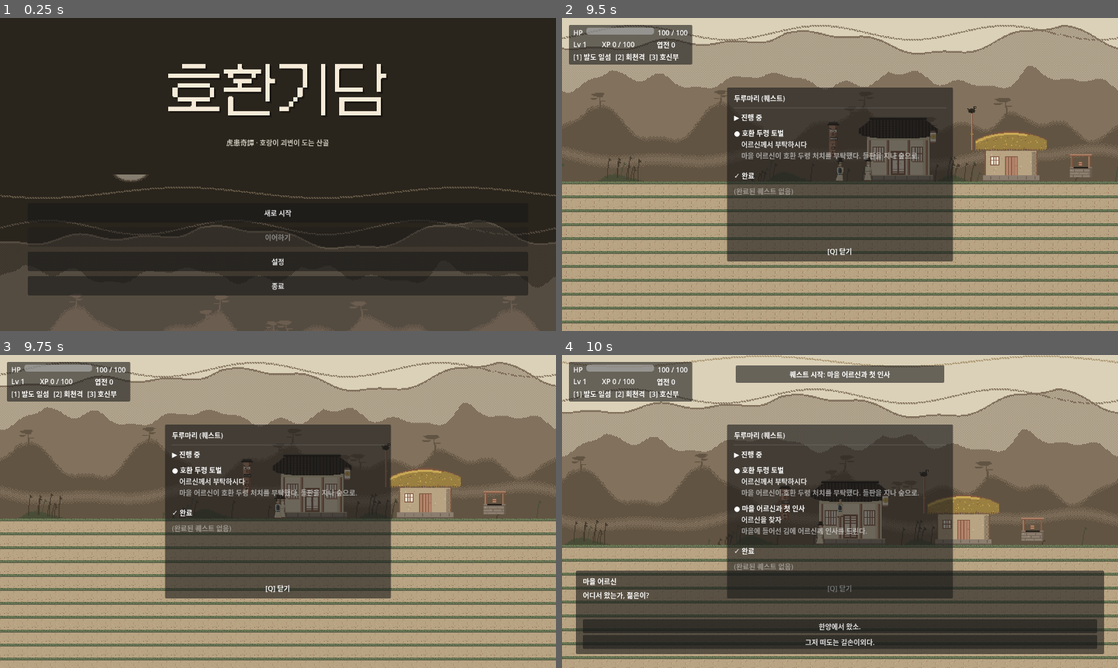
Above: before the commit, frames 1-4 (two rows, left to right).
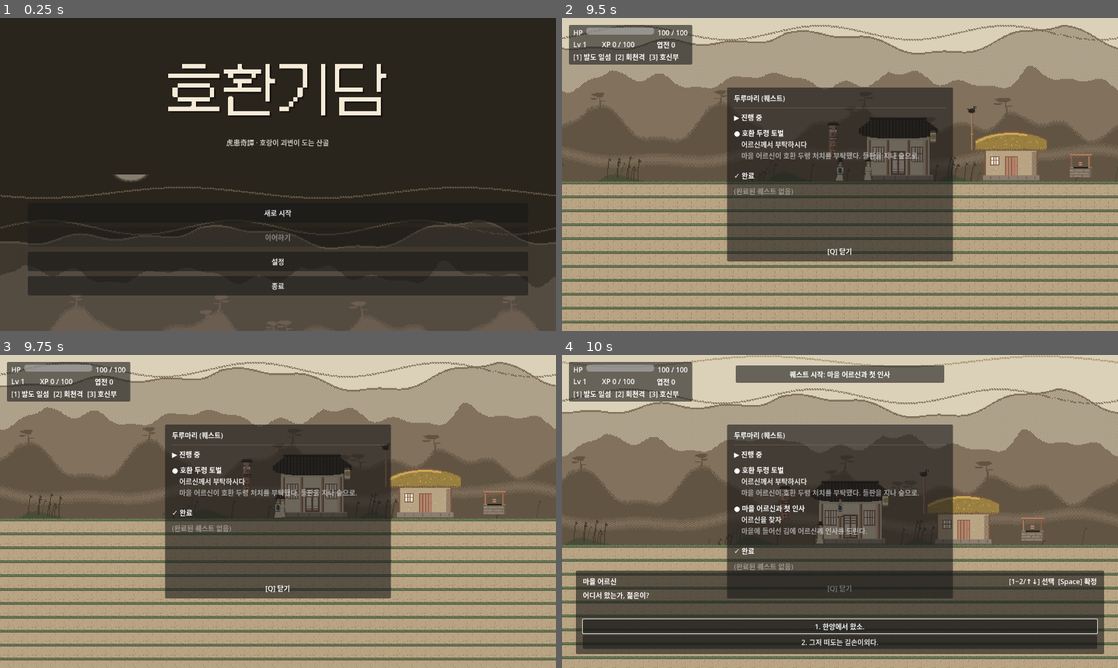
Above: after the commit, the same moments.

Repository: ksjmgrkks/joseon-rpg
Game: Godot game, scene res://scenes/ui/MainMenu.tscn
Two runs of this game, one before a commit and one after it. Both use one fixed random seed, a clock stepped at 60 frames per second and the inputs below.
Inputs (mouse positions are in pixels of both pictures, inside the frame that each line leads up to):
- Up to frame 1 (0.25 s): no input
- Up to frame 2 (9.5 s): click "새로 시작" at 0.5 s; tap Enter (ui_accept) at 1.25, 1.55, 2.1, 3.5, 3.8, 4.25, 6.05, 6.6, 8.3 s; move the mouse to (962, 158) at 1.27 s; hold Space (interact) 1.28-2.03 s; hold D (move_right) 1.28-2.78 s; click (962, 158) at 1.42 s; tap Alt (jump) at 1.52, 2.27, 3.77, 4.52, 5.27, 6.77, 7.52, 8.27 s; move the mouse to (728, 190) at 2.02 s; tap 9 at 2.3, 2.85, 4.55, 6.8, 7.35, 9.05 s; move the mouse to (895, 105) at 2.77 s; hold A (move_left) 2.78-3.53 s; hold Space (interact) 2.78-3.53 s; move the mouse to (812, 237) at 3.52 s; hold D (move_right) 3.53-5.03 s; tap Ctrl (attack) at 3.6 s; click (812, 237) at 3.67 s; move the mouse to (1006, 221) at 4.27 s; tap Shift (dodge) at 4.35 s; move the mouse to (673, 127) at 5.02 s; hold A (move_left) 5.03-5.78 s; tap Space (interact) at 5.1 s; move the mouse to (867, 174) at 5.77 s; hold D (move_right) 5.78-6.53 s; hold Q (quest_log) 5.78-6.53 s; click (867, 174) at 5.92 s; move the mouse to (756, 96) at 6.52 s; hold A (move_left) 6.53-8.03 s; move the mouse to (962, 158) at 7.27 s; hold Space (interact) 7.28-8.03 s; move the mouse to (728, 190) at 8.02 s; hold D (move_right) from 8.03 s (still down); tap F at 8.1 s; click (728, 190) at 8.17 s; move the mouse to (895, 105) at 8.77 s; hold Space (interact) from 8.78 s (still down)
- Up to frame 3 (9.75 s): keep holding D (move_right); move the mouse to (250, 574) at 9.52 s; release Space (interact) at 9.53 s; tap Enter (ui_accept) at 9.6 s
- Up to frame 4 (10 s): keep holding D (move_right); tap Alt (jump) at 9.77 s; tap Space (interact) at 9.8 s

Frames 1-3 are identical in both runs. In frame 4, 0.9% of the frame differs, in the area x 3-97%, y 71-93%.

Commit message:
feat(ux): 대화 선택지 키보드 선택 — 마우스 전용 해소(접근성)
자율 고도화: 선택지가 마우스 클릭만 가능하던 접근성 결함(키보드 플레이어 방치).
- DialogueBalloon: 숫자 1~9 즉시 선택 / ↑↓(또는 좌우)로 포커스 이동 / Space·E 로 확정
- 선택지에 번호 라벨('1. ...') + 첫 항목 자동 포커스, 힌트 '[1~N/↑↓] 선택 [Space] 확정'
- test_dialogue_keys 신설(숫자키로 정확한 분기 선택 확인)

Co-Authored-By: Claude Fable 5 <noreply@anthropic.com>

Diff:
--- a/scripts/ui/dialogue_balloon.gd
+++ b/scripts/ui/dialogue_balloon.gd
@@ -21,12 +21,51 @@
 func _unhandled_input(event: InputEvent) -> void:
     if not panel.visible:
         return
-    # choices 있는 노드는 버튼 클릭만 받음 (잘못 진행되지 않게)
-    if choices_container.get_child_count() > 0:
+    var n := choices_container.get_child_count()
+    if n > 0:
+        # 선택지 노드 — 키보드로도 고를 수 있게:
+        #  · 숫자 1/2/3 = 해당 선택지 즉시 선택
+        #  · ↑/↓ 로 포커스 이동, Space/Enter(interact) 로 확정
+        if event is InputEventKey and event.pressed and not event.echo:
+            var k := (event as InputEventKey).keycode
+            if k >= KEY_1 and k <= KEY_9:
+                var idx := k - KEY_1
+                if idx < n:
+                    Dialogue.choose(idx)
+                    get_viewport().set_input_as_handled()
+                    return
+        if event.is_action_pressed("ui_down") or event.is_action_pressed("move_right"):
+            _move_focus(1); get_viewport().set_input_as_handled(); return
+        if event.is_action_pressed("ui_up") or event.is_action_pressed("move_left"):
+            _move_focus(-1); get_viewport().set_input_as_handled(); return
+        if event.is_action_pressed("interact") or event.is_action_pressed("ui_accept"):
+            var f := _focused_index()
+            Dialogue.choose(f if f >= 0 else 0)
+            get_viewport().set_input_as_handled()
         return
     if event.is_action_pressed("interact") or event.is_action_pressed("jump"):
         Dialogue.advance()
         get_viewport().set_input_as_handled()
+
+
+func _focused_index() -> int:
+    for i in range(choices_container.get_child_count()):
+        if choices_container.get_child(i).has_focus():
+            return i
+    return -1
+
+
+func _move_focus(step: int) -> void:
+    var n := choices_container.get_child_count()
+    if n == 0:
+        return
+    var cur := _focused_index()
+    if cur < 0:
+        cur = 0
+    var nxt := (cur + step) % n
+    if nxt < 0:
+        nxt += n
+    (choices_container.get_child(nxt) as Control).grab_focus()
 
 
 func _on_dialogue_event(speaker: String, text: String, choices: Array) -> void:
@@ -42,14 +81,18 @@
         advance_hint.text = "[Space] 다음"
         choices_container.visible = false
     else:
-        advance_hint.text = ""
+        advance_hint.text = "[1~%d/↑↓] 선택  [Space] 확정" % choices.size()
         choices_container.visible = true
         for i in range(choices.size()):
             var btn := Button.new()
-            btn.text = String(choices[i].get("text", "..."))
+            btn.text = "%d. %s" % [i + 1, String(choices[i].get("text", "..."))]
             var idx := i
             btn.pressed.connect(func() -> void: Dialogue.choose(idx))
             choices_container.add_child(btn)
+        # 첫 선택지에 포커스 — 키보드 즉시 조작 가능
+        var first := choices_container.get_child(0)
+        if first is Control:
+            (first as Control).call_deferred("grab_focus")
 
 
 func _on_dialogue_ended() -> void:
--- /dev/null
+++ b/tests/test_dialogue_keys.gd
@@ -0,0 +1,29 @@
+extends Node
+const PASS:="PASS"; const FAIL:="FAIL"
+const TMP:="user://_test_dlg_keys.json"
+func _ready()->void:
+	print("=== test_dialogue_keys ===")
+	var r:=await _check()
+	print("[%s] %s"%[r.status,r.name]); if r.status==FAIL: print("  reason: %s"%r.reason)
+	print("=== %d/1 passed ==="%(1 if r.status==PASS else 0))
+	get_tree().quit(0 if r.status==PASS else 1)
+func _check()->Dictionary:
+	Flags.clear()
+	var d={"id":"k","start":"a","nodes":{
+		"a":{"speaker":"x","text":"고르시오","choices":[
+			{"text":"하나","next":"b1"},{"text":"둘","next":"b2"}]},
+		"b1":{"speaker":"x","text":"1","actions":[{"type":"set_flag","key":"picked_a","value":true}],"next":null},
+		"b2":{"speaker":"x","text":"2","actions":[{"type":"set_flag","key":"picked_b","value":true}],"next":null}}}
+	var f=FileAccess.open(TMP,FileAccess.WRITE); f.store_string(JSON.stringify(d)); f.close()
+	Dialogue.start(TMP)
+	await get_tree().process_frame
+	await get_tree().process_frame
+	# 숫자 '2' 키로 둘째 선택지 선택
+	var ev:=InputEventKey.new(); ev.keycode=KEY_2; ev.pressed=true
+	DialogueBalloon._unhandled_input(ev)
+	await get_tree().process_frame
+	if not Flags.has_flag("picked_b"):
+		return {"name":"number_key_picks_choice","status":FAIL,"reason":"숫자2 키로 둘째 선택지 선택 안 됨"}
+	if Flags.has_flag("picked_a"):
+		return {"name":"number_key_picks_choice","status":FAIL,"reason":"잘못된 선택지 선택됨"}
+	return {"name":"number_key_picks_choice","status":PASS,"reason":""}
--- /dev/null
+++ b/tests/test_dialogue_keys.tscn
@@ -0,0 +1,4 @@
+[gd_scene load_steps=2 format=3]
+[ext_resource type="Script" path="res://tests/test_dialogue_keys.gd" id="1"]
+[node name="T" type="Node"]
+script = ExtResource("1")
